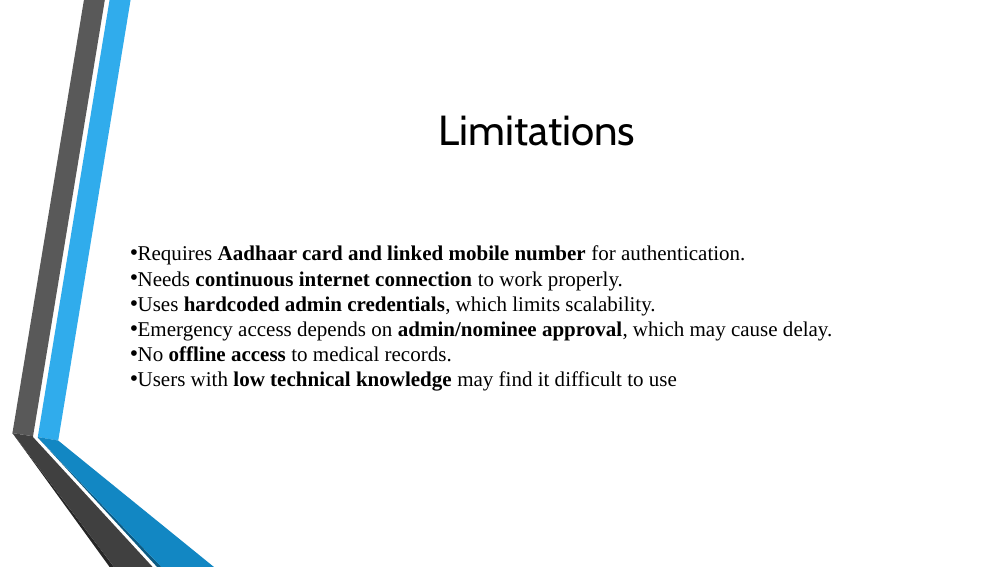
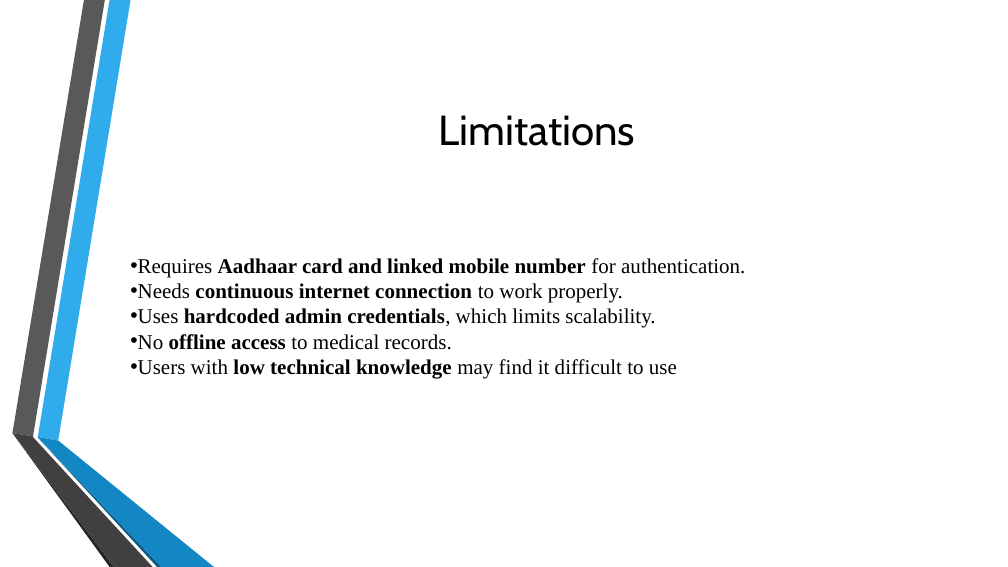
Before and after one commit to kedar3016/DIGITAL_HEALTH_CARD, a slide deck: slide 10 of Digital Health Card PPT.pptx. Drawn at 1008x567 pixels with LibreOffice and Linux fonts; fonts in the diff are those of the drawing; background and template pictures are left out. Boxes give left, top, right and bottom in pixels: in the first picture for what was removed or moved away, otherwise in the second. Text is boxed around its words. In the diff, an @@ line names an element or a change of style, - is before the commit and + after.

```diff
--- a/Digital Health Card PPT.pptx
+++ b/Digital Health Card PPT.pptx
@@ text "Requires Aadhaar card and linked ...": place and size @@
-text "Requires Aadhaar card and linked ..." at box(138, 245, 832, 391)
+text "Requires Aadhaar card and linked ..." at box(138, 258, 745, 379)
@@ text at box(138, 321, 832, 341): paragraph removed @@
-• Emergency access depends on admin/nominee approval, which may cause delay.
```
Also in this commit, not shown: 7 other slides changed.
